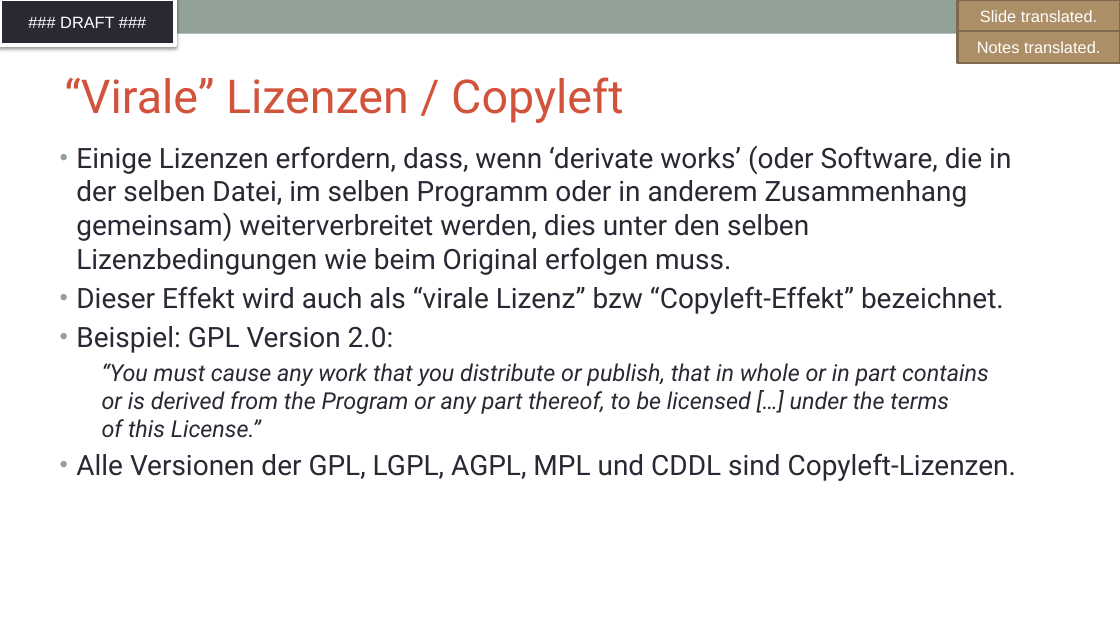
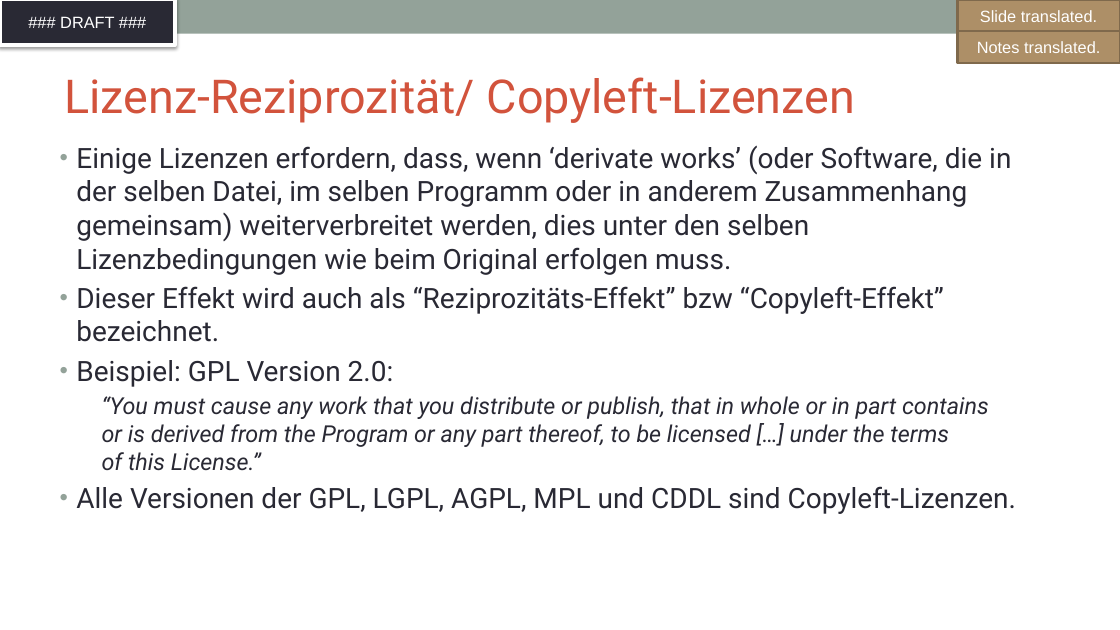
Before and after one commit to SThanheiser/curriculum, a slide deck: slide 15 of translation-DE/slides/DFT_openchain-curriculum-for-1-1_GER.pptx. Drawn at 1120x630 pixels with LibreOffice and Linux fonts; fonts in the diff are those of the drawing; background and template pictures are left out. Boxes give left, top, right and bottom in pixels: in the first picture for what was removed or moved away, otherwise in the second. Text is boxed around its words. In the diff, an @@ line names an element or a change of style, - is before the commit and + after.

```diff
--- a/translation-DE/slides/DFT_openchain-curriculum-for-1-1_GER.pptx
+++ b/translation-DE/slides/DFT_openchain-curriculum-for-1-1_GER.pptx
@@ title at (64, 77, 855, 123): text changed @@
-“Virale” Lizenzen / Copyleft
+Lizenz-Reziprozität/ Copyleft-Lizenzen
@@ text at (76, 286, 944, 342): text changed @@
-• Dieser Effekt wird auch als “virale Lizenz” bzw “Copyleft-Effekt” bezeichnet.
+• Dieser Effekt wird auch als “Reziprozitäts-Effekt” bzw “Copyleft-Effekt” bezeichnet.
```
Also in this commit, not shown: 2 other slides changed, 3 slides added, 3 slides removed.
